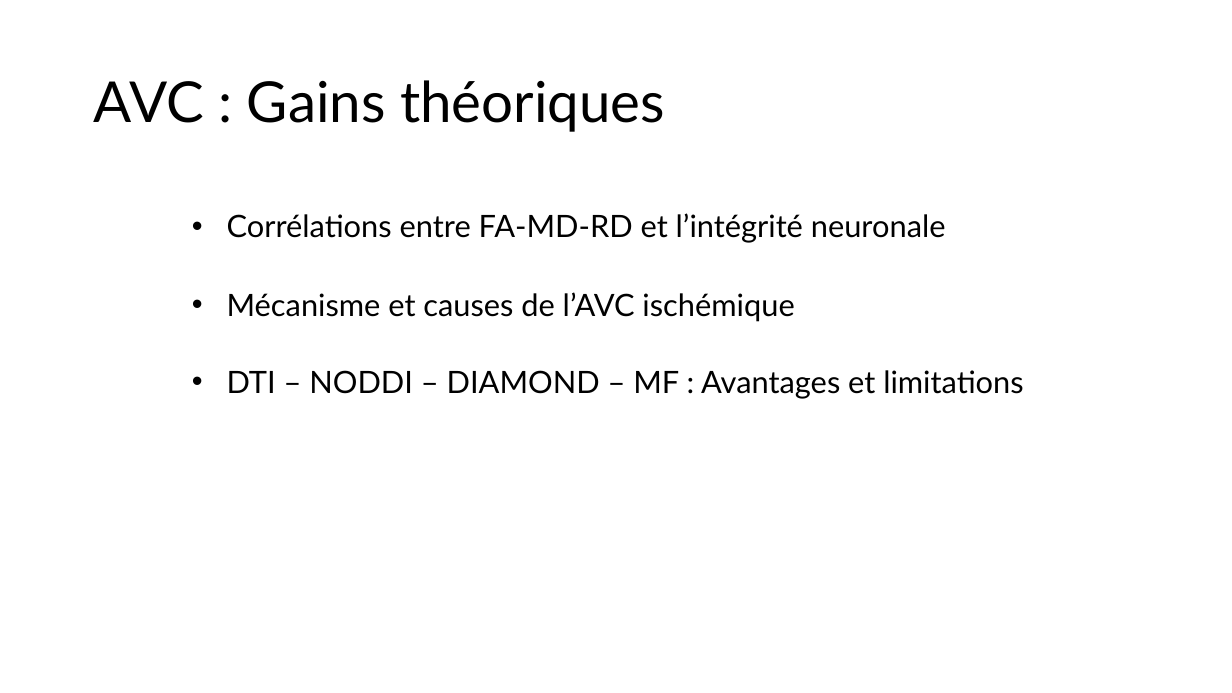
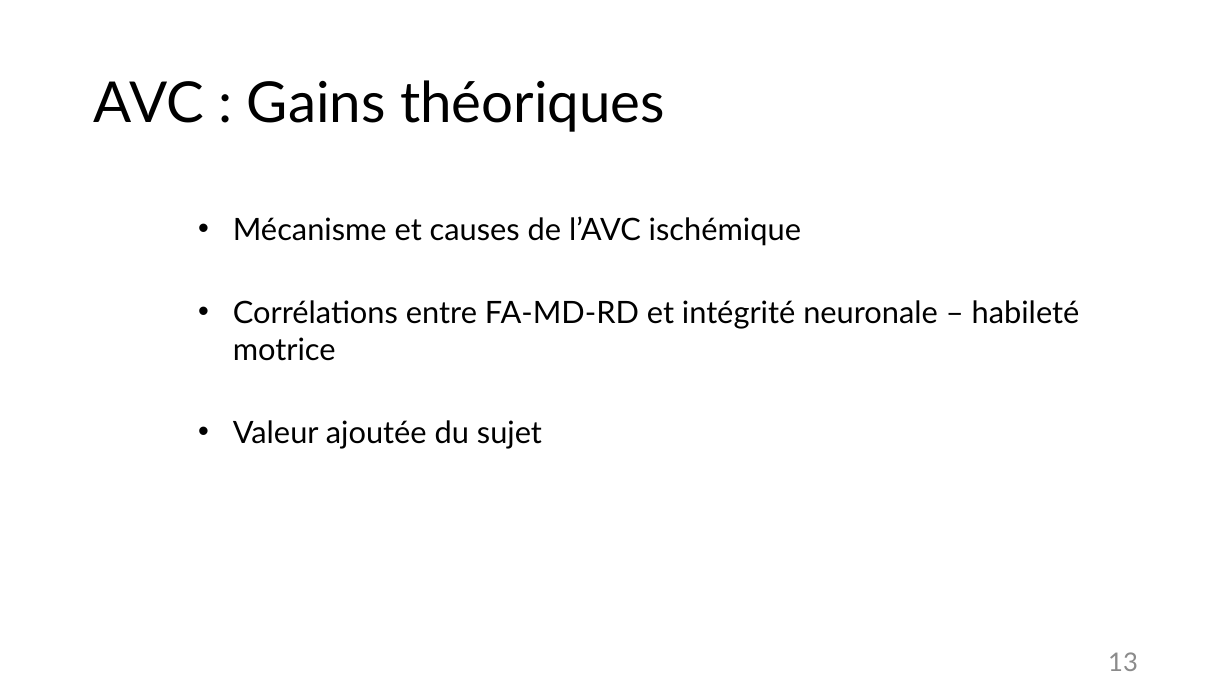
Before and after one commit to Deriorican/Memoire_dRMI_strokes, a slide deck: slide 13 of Présentations/Présentation1.pptx (slide 12 before the commit). Drawn at 1232x693 pixels with LibreOffice and Linux fonts; fonts in the diff are those of the drawing. Boxes give left, top, right and bottom in pixels: in the first picture for what was removed or moved away, otherwise in the second. Text is boxed around its words. In the diff, an @@ line names an element or a change of style, - is before the commit and + after.

```diff
--- a/Présentations/Présentation1.pptx
+++ b/Présentations/Présentation1.pptx
@@ text "Mécanisme et causes de l’AVC ...": place and size @@
-text "Mécanisme et causes de l’AVC ..." at (227,292,794,322)
+text "Mécanisme et causes de l’AVC ..." at (233,216,801,246)
@@ text at (233,300,1080,361): text changed @@
-• Corrélations entre FA-MD-RD et l’intégrité neuronale
+• Corrélations entre FA-MD-RD et intégrité neuronale – habileté motrice
@@ text at (233,420,542,449): text changed @@
-• DTI – NODDI – DIAMOND – MF : Avantages et limitations
+• Valeur ajoutée du sujet
@@ page number added at (1108,652,1138,671), 20 pt, text #8C8C8C @@
+13
```
Also in this commit, not shown: 11 other slides changed, 4 slides added.
